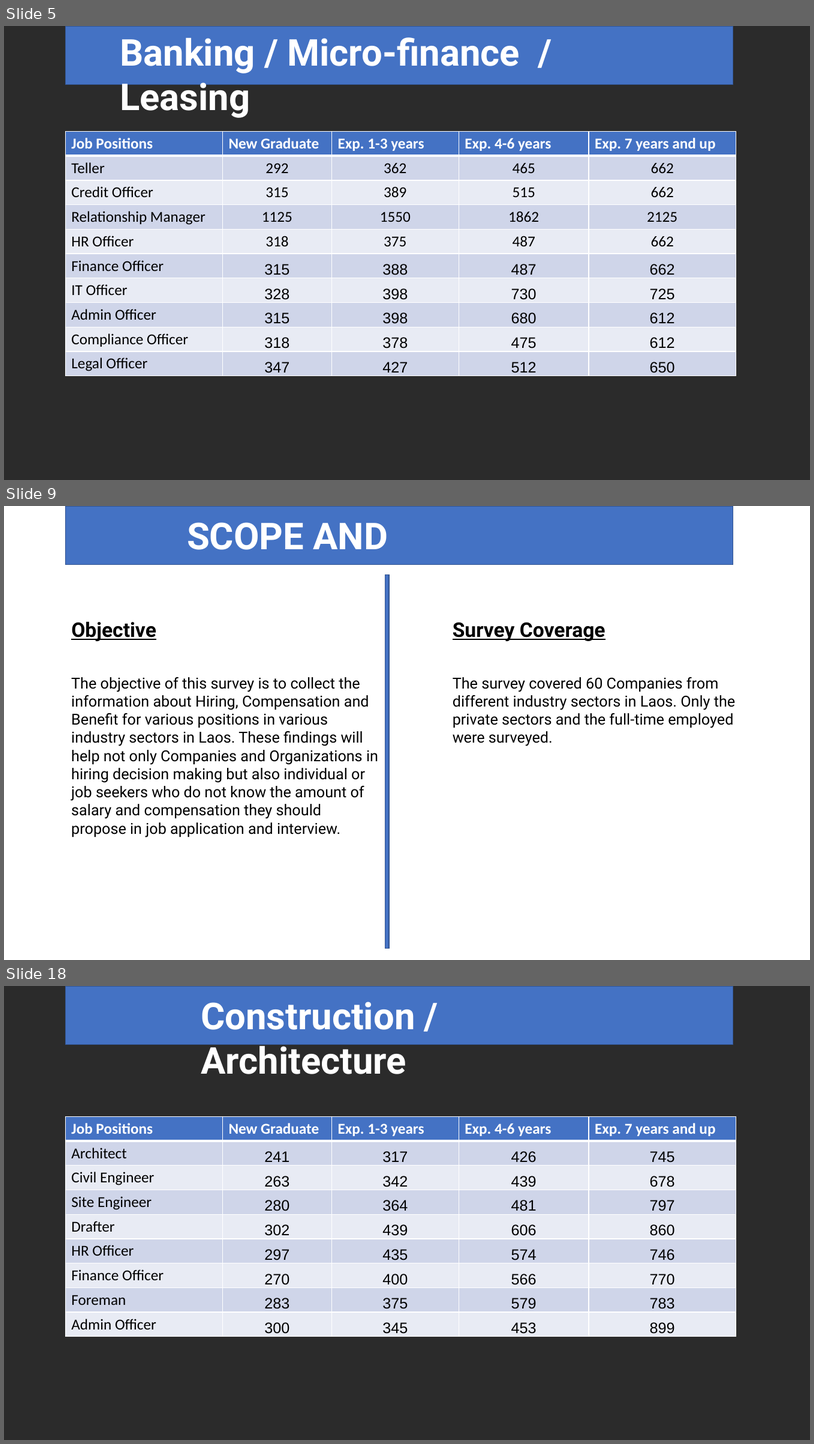
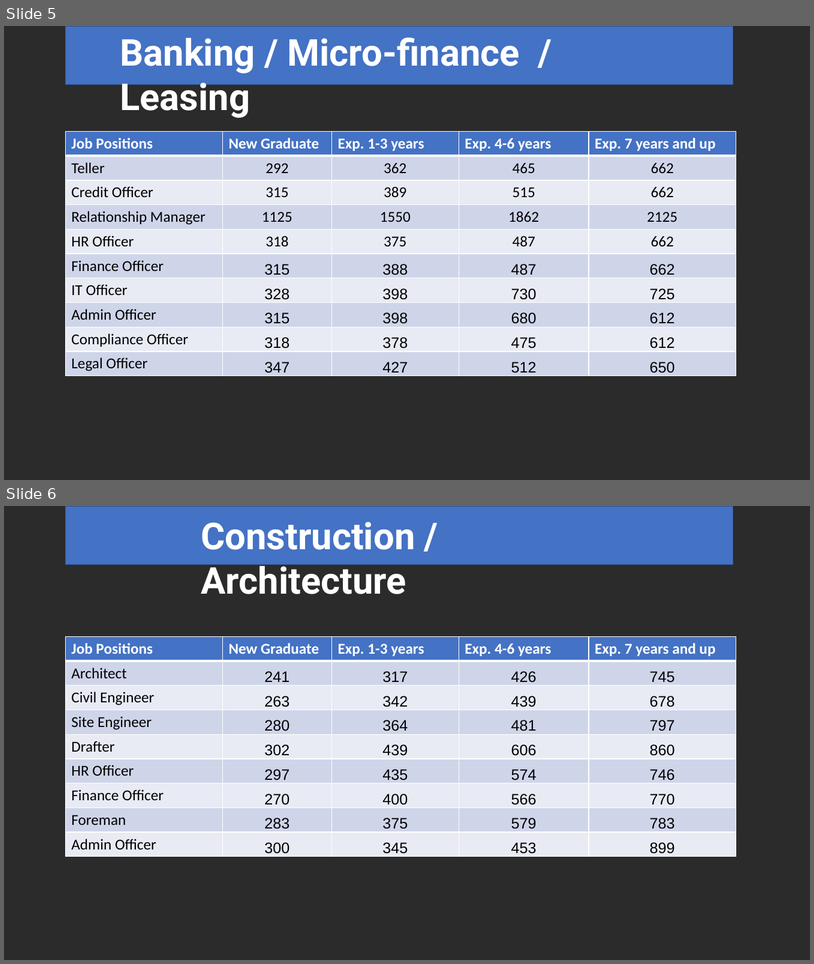
Before and after one commit to Phoud/108salarysurvey2, a slide deck: Presentation/Presentation.pptx. Shown one above the other, each under a label of ours: slides 5, 9 and 18 before the commit, slides 5 and 6 after it; the slides between them are not shown. The pictures are 814x1444 and 814x964 pixels, drawn with LibreOffice and Linux fonts; fonts in the diff are those of the drawing; background and template pictures are left out; a plain dark background stands for a picture behind light text. Boxes give left, top, right and bottom in pixels: in the first picture for what was removed or moved away, otherwise in the second. Text is boxed around its words. In the diff, an @@ line names an element or a change of style, - is before the commit and + after.

```diff
--- a/Presentation/Presentation.pptx
+++ b/Presentation/Presentation.pptx
@@ slide 9 removed at (x1=4, y1=506, x2=810, y2=960), background picture (left out) @@
@@ rectangle removed at (x1=66, y1=506, x2=734, y2=565) @@
@@ text removed at (x1=187, y1=522, x2=457, y2=603) @@
-SCOPE AND METHODOLOGY
@@ rectangle removed at (x1=386, y1=575, x2=389, y2=948) @@
@@ text removed at (x1=71, y1=621, x2=156, y2=641) @@
-Objective
@@ text removed at (x1=453, y1=622, x2=606, y2=641) @@
-Survey Coverage
@@ text removed at (x1=71, y1=677, x2=378, y2=837) @@
-The objective of this survey is to collect the information about Hiring, Compensation and Benefit for various positions in various industry sectors in Laos. These findings will help not only Companies and Organizations in hiring decision making but also individual or job seekers who do not know the amount of salary and compensation they should propose in job application and interview.
@@ text removed at (x1=453, y1=677, x2=735, y2=746) @@
-The survey covered 60 Companies from different industry sectors in Laos. Only the private sectors and the full-time employed were surveyed.
@@ what was slide 18 is now slide 6 @@
```
Also in this commit, not shown: 1 slide changed, 6 slides added, 10 other slides removed, 4 other files.
